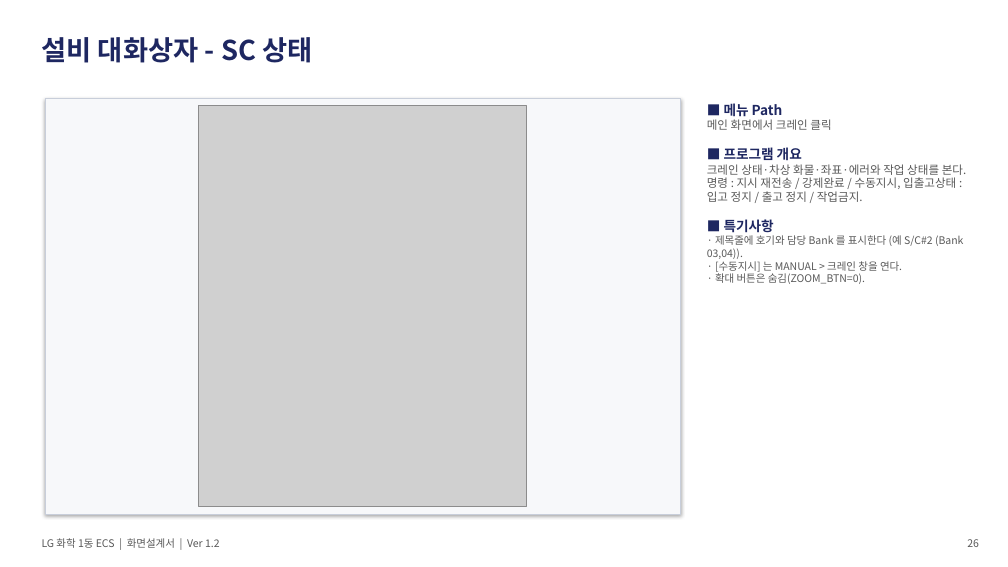
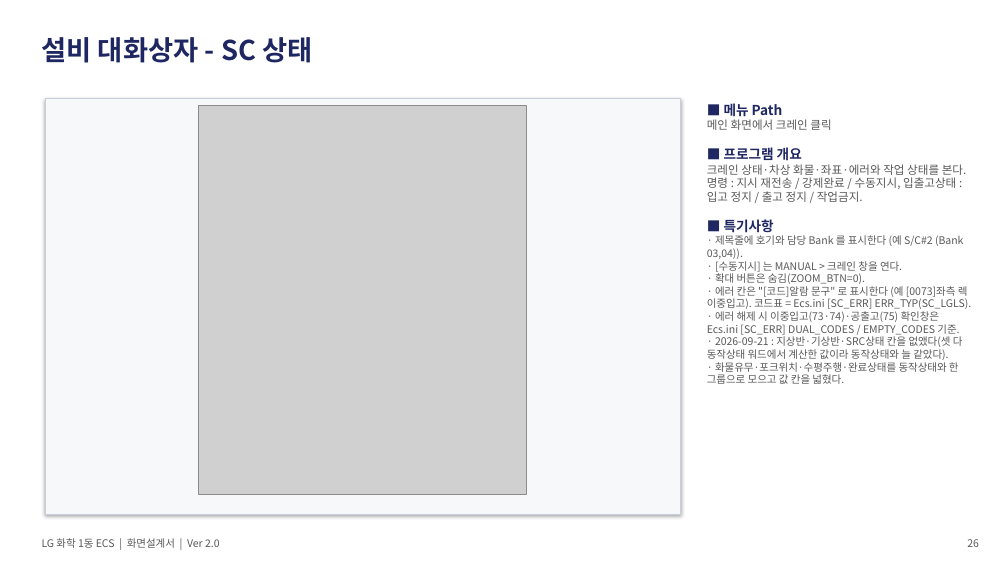
Before and after one commit to yeorijby-coder/LGLS_ALL, a slide deck: slide 26 of docs/산출물_20260921/06_ECS_화면설계서.pptx. Drawn at 1008x567 pixels with LibreOffice and Linux fonts; fonts in the diff are those of the drawing; grey boxes stand for pictures. Boxes give left, top, right and bottom in pixels: in the first picture for what was removed or moved away, otherwise in the second. Text is boxed around its words. In the diff, an @@ line names an element or a change of style, - is before the commit and + after.

```diff
--- a/docs/산출물_20260921/06_ECS_화면설계서.pptx
+++ b/docs/산출물_20260921/06_ECS_화면설계서.pptx
@@ picture: place and size @@
-picture at bbox=[199, 106, 527, 507]
+picture at bbox=[199, 106, 527, 494]
@@ text at bbox=[707, 286, 972, 384]: paragraphs added @@
+· 에러 칸은 "[코드]알람 문구" 로 표시한다 (예 [0073]좌측 렉 이중입고). 코드표 = Ecs.ini [SC_ERR] ERR_TYP(SC_LGLS).
+· 에러 해제 시 이중입고(73·74)·공출고(75) 확인창은 Ecs.ini [SC_ERR] DUAL_CODES / EMPTY_CODES 기준.
+· 2026-09-21 : 지상반·기상반·SRC상태 칸을 없앴다(셋 다 동작상태 워드에서 계산한 값이라 동작상태와 늘 같았다).
+· 화물유무·포크위치·수평주행·완료상태를 동작상태와 한 그룹으로 모으고 값 칸을 넓혔다.
@@ text at bbox=[42, 538, 220, 548]: text changed @@
-LG 화학 1동 ECS | 화면설계서 | Ver 1.2
+LG 화학 1동 ECS | 화면설계서 | Ver 2.0
```
Also in this commit, not shown: 26 other slides changed, 10 other files.
